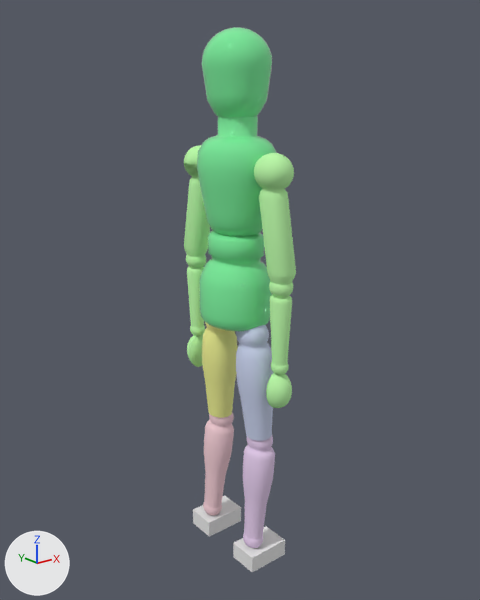
Two versions of the FBX model newton-4.00/applications/media/mannequin.fbx, one commit apart.
Before and after are seen from a camera (50 mm lens) standing at (-1.322, -1.67, 1.61) and looking at (0.021, 0.009, 0.938). The axes (+X, +Y, +Z) are drawn at lower left. The lights are the same throughout. Where no turn or scale is listed for an object, it has been applied to the vertices.

Script lines for the objects in view, before the commit:
```python
ob_leftarm = bpy.data.objects.new('leftArm', me_mesh_006)
ob_leftarm.location = (0.0, 0.175, 1.034)
ob_leftcalf_convexhull = bpy.data.objects.new('leftCalf_convexhull', me_mesh_001)
ob_leftcalf_convexhull.location = (-0.005, 0.115, 0.281)
ob_leftfoot_convexhull = bpy.data.objects.new('LeftFoot_convexhull', me_mesh)
ob_leftfoot_convexhull.location = (0.004, 0.131, 0.031)
ob_leftthigh_convexhull = bpy.data.objects.new('leftThigh_convexhull', me_mesh_002)
ob_leftthigh_convexhull.location = (0.001, 0.099, 0.692)
ob_rightarm = bpy.data.objects.new('rightArm', me_mesh_008)
ob_rightarm.location = (0.0, -0.219, 1.034)
ob_rightcalf_convexhull = bpy.data.objects.new('RightCalf_convexhull', me_mesh_004)
ob_rightcalf_convexhull.location = (-0.005, -0.115, 0.281)
ob_rightfoot_convexhull = bpy.data.objects.new('rightFoot_convexhull', me_mesh_003)
ob_rightfoot_convexhull.location = (0.004, -0.124, 0.031)
ob_rightthigh_convexhull = bpy.data.objects.new('rightThigh_convexhull', me_mesh_005)
ob_rightthigh_convexhull.location = (0.001, -0.099, 0.692)
# also in view: 'spine1_convexhull' at (0.002, 0.0, 1.357); 'pelvis_convexhull' at (-0.005, 0.0, 1.023); 'head_convexhull' at (0.008, 0.0, 1.665)
```
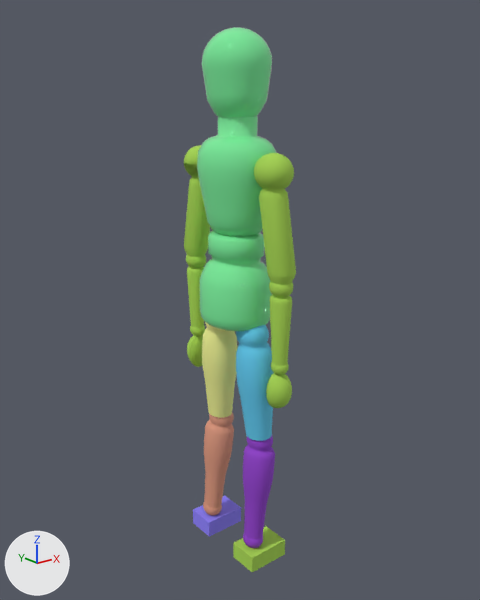
Commit message: color mannequin feet

What changed in the scene script:
```text
Change mat_02___default:
    mat_02___default.base_color: (0.588, 0.647, 0.855) -> (0.114, 0.588, 0.859)  # white #cad2ee -> cyan #5fcaee
Change mat_10___default:
    mat_10___default.base_color: (0.514, 0.98, 0.404) -> (0.38, 0.659, 0.0784)  # green #befdaa -> green #a6d44f
Add mat_11___default:
    mat_11___default = principled_material('11 - Default')
    mat_11___default.base_color = (0.259, 0.208, 0.949)  # blue #8b7ef9
    mat_11___default.roughness = 0.859
Add mat_04___default:
    mat_04___default = principled_material('04 - Default')
    mat_04___default.base_color = (0.278, 0.0471, 0.588)  # purple #903dca
    mat_04___default.roughness = 0.859
Add mat_09___default:
    mat_09___default = principled_material('09 - Default')
    mat_09___default.base_color = (0.706, 0.306, 0.2)  # beige #db967c
    mat_09___default.roughness = 0.859
Change me_mesh_001:
    where me_mesh_001.from_pydata(...)  # 1091 vertices, 2144 faces; spans x -0.053..0.064, y -0.058..0.058, z -0.226..0.226
    remove me_mesh_001.materials.append(mat_08___default)  # white #efcad1
    add me_mesh_001.materials.append(mat_09___default)  # beige #db967c
Change me_mesh:
    where me_mesh.from_pydata(...)  # 8 vertices, 6 faces; spans x -0.078..0.078, y -0.053..0.053, z -0.031..0.031
    add me_mesh.materials.append(mat_11___default)  # blue #8b7ef9
Change me_mesh_003:
    where me_mesh_003.from_pydata(...)  # 8 vertices, 6 faces; spans x -0.078..0.078, y -0.053..0.053, z -0.031..0.031
    add me_mesh_003.materials.append(mat_10___default)  # green #a6d44f
Change me_mesh_004:
    where me_mesh_004.from_pydata(...)  # 1091 vertices, 2144 faces; spans x -0.053..0.064, y -0.058..0.058, z -0.226..0.226
    remove me_mesh_004.materials.append(mat_07___default)  # white #e2caea
    add me_mesh_004.materials.append(mat_04___default)  # purple #903dca
```

Changed parts and their boxes [x1, y1, x2, y2] in the pictures (480 x 600 px):
'rightArm', recoloured: [254, 153, 296, 408] in both
'rightThigh_convexhull', recoloured (white to cyan): [236, 325, 273, 441] in both
'leftArm', recoloured: [184, 145, 210, 367] in both
'RightCalf_convexhull', recoloured (white to purple): [243, 436, 275, 548] in both
'leftCalf_convexhull', recoloured: [203, 412, 234, 516] in both
'rightFoot_convexhull', recoloured (white to green): [233, 526, 285, 572] in both
'LeftFoot_convexhull', recoloured (white to blue): [193, 495, 241, 536] in both
